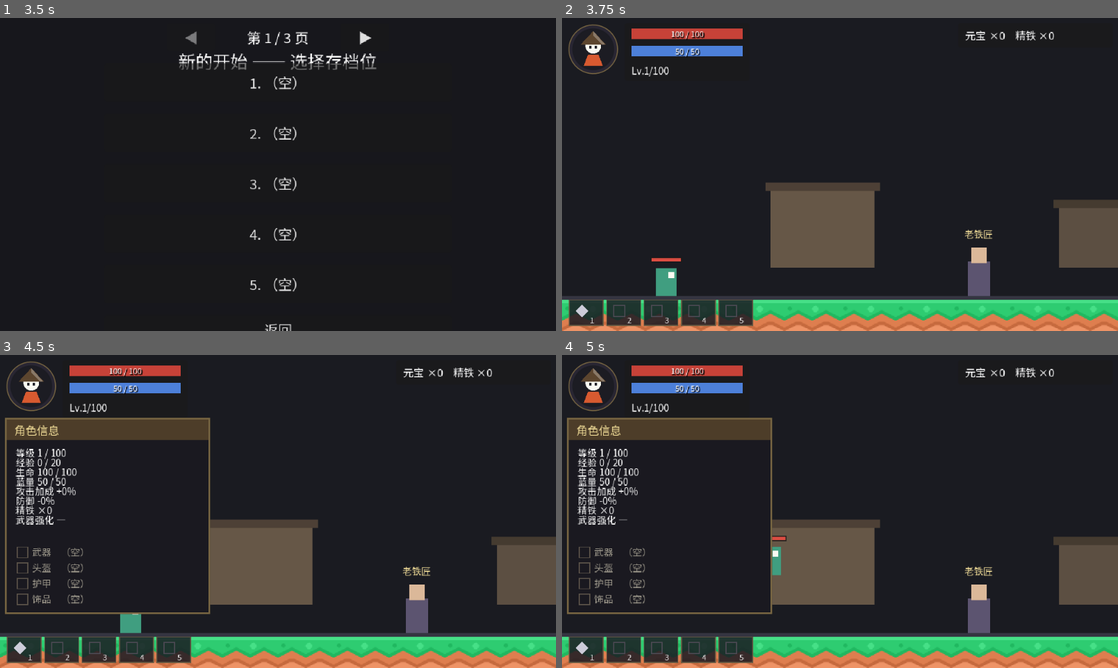
Above: before the commit, frames 1-4 (two rows, left to right).
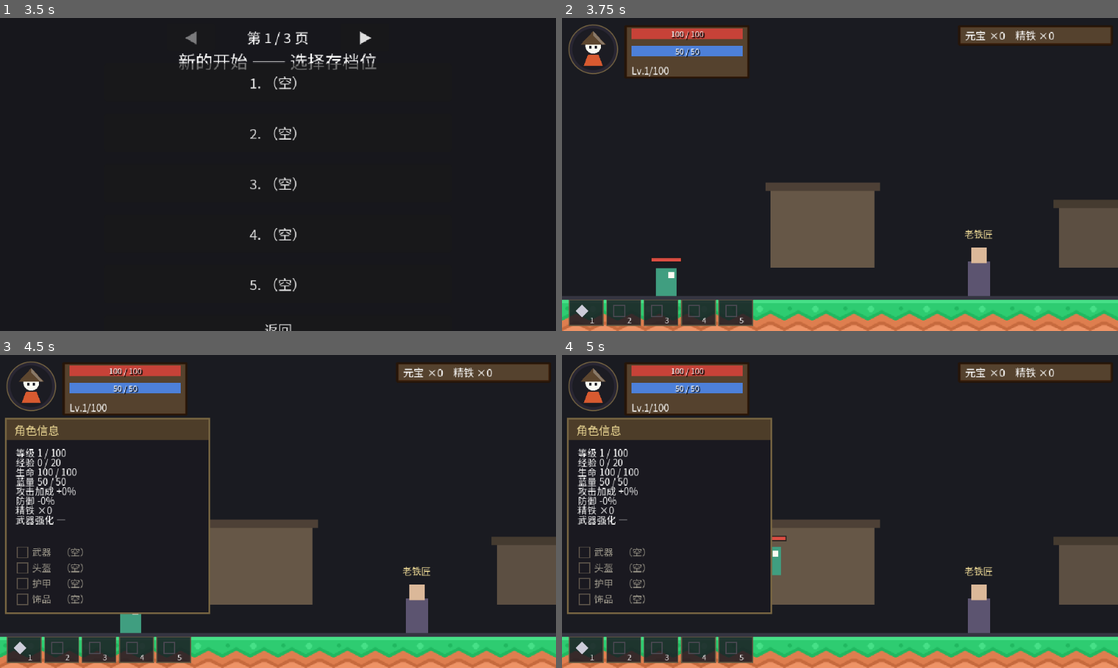
Above: after the commit, the same moments.

Repository: aachean/bailian
Game: Godot game, scene res://scenes/ui/main_menu.tscn
Two runs of this game, one before a commit and one after it. Both use one fixed random seed, a clock stepped at 60 frames per second and the inputs below.
Inputs (mouse positions are in pixels of both pictures, inside the frame that each line leads up to):
- Up to frame 1 (3.5 s): click "新的开始" at 0.5 s; click "弓手 · 逐风 — 三段连射风筝流，箭无虚发" at 1.25 s; click "▶" at 2 s; click "◀" at 2.75 s
- Up to frame 2 (3.75 s): click "1. （空）" at 3.5 s
- Up to frame 3 (4.5 s): tap Enter (ui_accept) at 4.25 s; move the mouse to (400, 495) at 4.27 s; hold D (move_right) from 4.28 s (still down); hold C (panel) from 4.28 s (still down); tap P (atlas) at 4.35 s; click (400, 495) at 4.42 s
- Up to frame 4 (5 s): keep holding D (move_right); keep holding C (panel); tap Space (jump) at 4.52 s

Frame 1 is identical in both runs. In frame 2, 3.5% of the frame differs, in the area x 11-99%, y 2-19%; in frame 3, 3.5%; in frame 4, 3.5%.

Commit message:
feat(art): M4 增量 5 —— UI 面板九宫格（Kenney UI Pack，全面板统一共享样式）

Diff:
--- /dev/null
+++ b/assets/ui/panel_style.tres
@@ -0,0 +1,15 @@
+[gd_resource type="StyleBoxTexture" load_steps=2 format=3]
+
+[ext_resource type="Texture2D" path="res://assets/ui/panel.png" id="1_panel"]
+
+[resource]
+content_margin_left = 10.0
+content_margin_top = 8.0
+content_margin_right = 10.0
+content_margin_bottom = 8.0
+texture = ExtResource("1_panel")
+texture_margin_left = 5.0
+texture_margin_top = 5.0
+texture_margin_right = 5.0
+texture_margin_bottom = 5.0
+modulate_color = Color(0.34, 0.28, 0.22, 0.97)
--- a/scenes/ui/atlas.tscn
+++ b/scenes/ui/atlas.tscn
@@ -1,14 +1,7 @@
 [gd_scene load_steps=3 format=3]
 
+[ext_resource type="StyleBoxTexture" path="res://assets/ui/panel_style.tres" id="90_panelstyle"]
 [ext_resource type="Script" path="res://scripts/ui/atlas.gd" id="1_atlas"]
-
-[sub_resource type="StyleBoxFlat" id="StyleBoxFlat_panel"]
-bg_color = Color(0.07, 0.07, 0.1, 0.98)
-border_width_left = 2
-border_width_top = 2
-border_width_right = 2
-border_width_bottom = 2
-border_color = Color(0.47, 0.4, 0.26, 1)
 
 [node name="Atlas" type="CanvasLayer"]
 layer = 22
@@ -41,7 +34,7 @@
 offset_top = -146.0
 offset_right = 280.0
 offset_bottom = 146.0
-theme_override_styles/panel = SubResource("StyleBoxFlat_panel")
+theme_override_styles/panel = ExtResource("90_panelstyle")
 
 [node name="Title" type="Label" parent="Root/Panel"]
 layout_mode = 1
--- a/scenes/ui/death_menu.tscn
+++ b/scenes/ui/death_menu.tscn
@@ -1,14 +1,7 @@
 [gd_scene load_steps=3 format=3]
 
+[ext_resource type="StyleBoxTexture" path="res://assets/ui/panel_style.tres" id="90_panelstyle"]
 [ext_resource type="Script" path="res://scripts/ui/death_menu.gd" id="1_death"]
-
-[sub_resource type="StyleBoxFlat" id="StyleBoxFlat_panel"]
-bg_color = Color(0.1, 0.07, 0.09, 0.97)
-border_width_left = 2
-border_width_top = 2
-border_width_right = 2
-border_width_bottom = 2
-border_color = Color(0.62, 0.3, 0.28, 1)
 
 [node name="DeathMenu" type="CanvasLayer"]
 layer = 30
@@ -41,7 +34,7 @@
 offset_top = -86.0
 offset_right = 132.0
 offset_bottom = 86.0
-theme_override_styles/panel = SubResource("StyleBoxFlat_panel")
+theme_override_styles/panel = ExtResource("90_panelstyle")
 
 [node name="Title" type="Label" parent="Root/Panel"]
 layout_mode = 1
--- a/scenes/ui/dialogue_box.tscn
+++ b/scenes/ui/dialogue_box.tscn
@@ -1,5 +1,6 @@
-[gd_scene load_steps=2 format=3]
+[gd_scene load_steps=3 format=3]
 
+[ext_resource type="StyleBoxTexture" path="res://assets/ui/panel_style.tres" id="2_panelstyle"]
 [ext_resource type="Script" path="res://scripts/ui/dialogue_box.gd" id="1_dlg"]
 
 [node name="DialogueBox" type="CanvasLayer"]
@@ -16,6 +17,7 @@
 mouse_filter = 2
 
 [node name="Panel" type="Panel" parent="Root"]
+theme_override_styles/panel = ExtResource("2_panelstyle")
 offset_left = 16.0
 offset_top = 244.0
 offset_right = 624.0
--- a/scenes/ui/forge_panel.tscn
+++ b/scenes/ui/forge_panel.tscn
@@ -1,14 +1,7 @@
 [gd_scene load_steps=3 format=3]
 
+[ext_resource type="StyleBoxTexture" path="res://assets/ui/panel_style.tres" id="90_panelstyle"]
 [ext_resource type="Script" path="res://scripts/ui/forge_panel.gd" id="1_forge"]
-
-[sub_resource type="StyleBoxFlat" id="StyleBoxFlat_panel"]
-bg_color = Color(0.09, 0.08, 0.07, 0.98)
-border_width_left = 2
-border_width_top = 2
-border_width_right = 2
-border_width_bottom = 2
-border_color = Color(0.55, 0.42, 0.22, 1)
 
 [node name="ForgePanel" type="CanvasLayer"]
 layer = 20
@@ -41,7 +34,7 @@
 offset_top = -150.0
 offset_right = 260.0
 offset_bottom = 150.0
-theme_override_styles/panel = SubResource("StyleBoxFlat_panel")
+theme_override_styles/panel = ExtResource("90_panelstyle")
 
 [node name="Title" type="Label" parent="Root/Panel"]
 layout_mode = 1
--- a/scenes/ui/hud.tscn
+++ b/scenes/ui/hud.tscn
@@ -1,5 +1,6 @@
-[gd_scene load_steps=3 format=3]
-
+[gd_scene load_steps=4 format=3]
+
+[ext_resource type="StyleBoxTexture" path="res://assets/ui/panel_style.tres" id="3_panelstyle"]
 [ext_resource type="Script" path="res://scripts/ui/hud.gd" id="1_hud"]
 [ext_resource type="Script" path="res://scripts/ui/portrait_ring.gd" id="2_portrait"]
 
@@ -16,6 +17,7 @@
 script = ExtResource("2_portrait")
 
 [node name="Status" type="Panel" parent="."]
+theme_override_styles/panel = ExtResource("3_panelstyle")
 offset_left = 72.0
 offset_top = 6.0
 offset_right = 216.0
@@ -99,6 +101,7 @@
 text = "Lv.1"
 
 [node name="Bag" type="Panel" parent="."]
+theme_override_styles/panel = ExtResource("3_panelstyle")
 offset_left = 456.0
 offset_top = 6.0
 offset_right = 634.0
@@ -136,6 +139,7 @@
 theme_override_constants/separation = 3
 
 [node name="CharPanel" type="Panel" parent="."]
+theme_override_styles/panel = ExtResource("3_panelstyle")
 visible = false
 offset_left = 6.0
 offset_top = 72.0
@@ -192,6 +196,7 @@
 theme_override_constants/separation = 0
 
 [node name="BagPanel" type="Panel" parent="."]
+theme_override_styles/panel = ExtResource("3_panelstyle")
 visible = false
 offset_left = 384.0
 offset_top = 40.0
@@ -264,6 +269,7 @@
 text = ""
 
 [node name="SkillPanel" type="Panel" parent="."]
+theme_override_styles/panel = ExtResource("3_panelstyle")
 visible = false
 offset_left = 384.0
 offset_top = 40.0
--- a/scenes/ui/main_menu.tscn
+++ b/scenes/ui/main_menu.tscn
@@ -1,5 +1,6 @@
-[gd_scene load_steps=3 format=3]
+[gd_scene load_steps=4 format=3]
 
+[ext_resource type="StyleBoxTexture" path="res://assets/ui/panel_style.tres" id="3_panelstyle"]
 [ext_resource type="Script" path="res://scripts/ui/main_menu.gd" id="1_menu"]
 [ext_resource type="PackedScene" path="res://scenes/ui/settings_panel.tscn" id="2_settings"]
 
@@ -58,6 +59,7 @@
 text = "退出"
 
 [node name="Slots" type="Panel" parent="."]
+theme_override_styles/panel = ExtResource("3_panelstyle")
 visible = false
 layout_mode = 1
 anchors_preset = 15
--- a/scenes/ui/pause_menu.tscn
+++ b/scenes/ui/pause_menu.tscn
@@ -1,15 +1,8 @@
 [gd_scene load_steps=4 format=3]
 
+[ext_resource type="StyleBoxTexture" path="res://assets/ui/panel_style.tres" id="90_panelstyle"]
 [ext_resource type="Script" path="res://scripts/ui/pause_menu.gd" id="1_pause"]
 [ext_resource type="PackedScene" path="res://scenes/ui/settings_panel.tscn" id="2_settings"]
-
-[sub_resource type="StyleBoxFlat" id="StyleBoxFlat_panel"]
-bg_color = Color(0.09, 0.09, 0.12, 0.97)
-border_width_left = 2
-border_width_top = 2
-border_width_right = 2
-border_width_bottom = 2
-border_color = Color(0.47, 0.4, 0.26, 1)
 
 [node name="PauseMenu" type="CanvasLayer"]
 layer = 20
@@ -42,7 +35,7 @@
 offset_top = -138.0
 offset_right = 180.0
 offset_bottom = 138.0
-theme_override_styles/panel = SubResource("StyleBoxFlat_panel")
+theme_override_styles/panel = ExtResource("90_panelstyle")
 
 [node name="Title" type="Label" parent="Root/Panel"]
 layout_mode = 1
--- a/scenes/ui/settings_panel.tscn
+++ b/scenes/ui/settings_panel.tscn
@@ -1,14 +1,7 @@
 [gd_scene load_steps=3 format=3]
 
+[ext_resource type="StyleBoxTexture" path="res://assets/ui/panel_style.tres" id="90_panelstyle"]
 [ext_resource type="Script" path="res://scripts/ui/settings_panel.gd" id="1_set"]
-
-[sub_resource type="StyleBoxFlat" id="StyleBoxFlat_panel"]
-bg_color = Color(0.09, 0.09, 0.12, 0.98)
-border_width_left = 2
-border_width_top = 2
-border_width_right = 2
-border_width_bottom = 2
-border_color = Color(0.47, 0.4, 0.26, 1)
 
 [node name="SettingsPanel" type="CanvasLayer"]
 layer = 30
@@ -41,7 +34,7 @@
 offset_top = -104.0
 offset_right = 190.0
 offset_bottom = 104.0
-theme_override_styles/panel = SubResource("StyleBoxFlat_panel")
+theme_override_styles/panel = ExtResource("90_panelstyle")
 
 [node name="Title" type="Label" parent="Root/Panel"]
 layout_mode = 1
--- a/scenes/ui/shop_panel.tscn
+++ b/scenes/ui/shop_panel.tscn
@@ -1,14 +1,7 @@
 [gd_scene load_steps=3 format=3]
 
+[ext_resource type="StyleBoxTexture" path="res://assets/ui/panel_style.tres" id="90_panelstyle"]
 [ext_resource type="Script" path="res://scripts/ui/shop_panel.gd" id="1_shop"]
-
-[sub_resource type="StyleBoxFlat" id="StyleBoxFlat_panel"]
-bg_color = Color(0.09, 0.08, 0.07, 0.98)
-border_width_left = 2
-border_width_top = 2
-border_width_right = 2
-border_width_bottom = 2
-border_color = Color(0.55, 0.42, 0.22, 1)
 
 [node name="ShopPanel" type="CanvasLayer"]
 layer = 20
@@ -41,7 +34,7 @@
 offset_top = -150.0
 offset_right = 260.0
 offset_bottom = 150.0
-theme_override_styles/panel = SubResource("StyleBoxFlat_panel")
+theme_override_styles/panel = ExtResource("90_panelstyle")
 
 [node name="Title" type="Label" parent="Root/Panel"]
 layout_mode = 1
--- a/scripts/ui/main_menu.gd
+++ b/scripts/ui/main_menu.gd
@@ -113,6 +113,7 @@
 	_confirm.add_child(dim)
 
 	var panel := Panel.new()
+	panel.add_theme_stylebox_override("panel", load("res://assets/ui/panel_style.tres"))
 	# 视口 640×360，420×150 的板手工居中即可（CanvasLayer 锚点那坑的教训：显式定位最稳）
 	panel.position = Vector2(110, 105)
 	panel.size = Vector2(420, 150)
Binary file added: assets/ui/panel.png
Not shown, added: assets/ui/panel.png.import
Not shown, changed: assets/CREDITS.md
